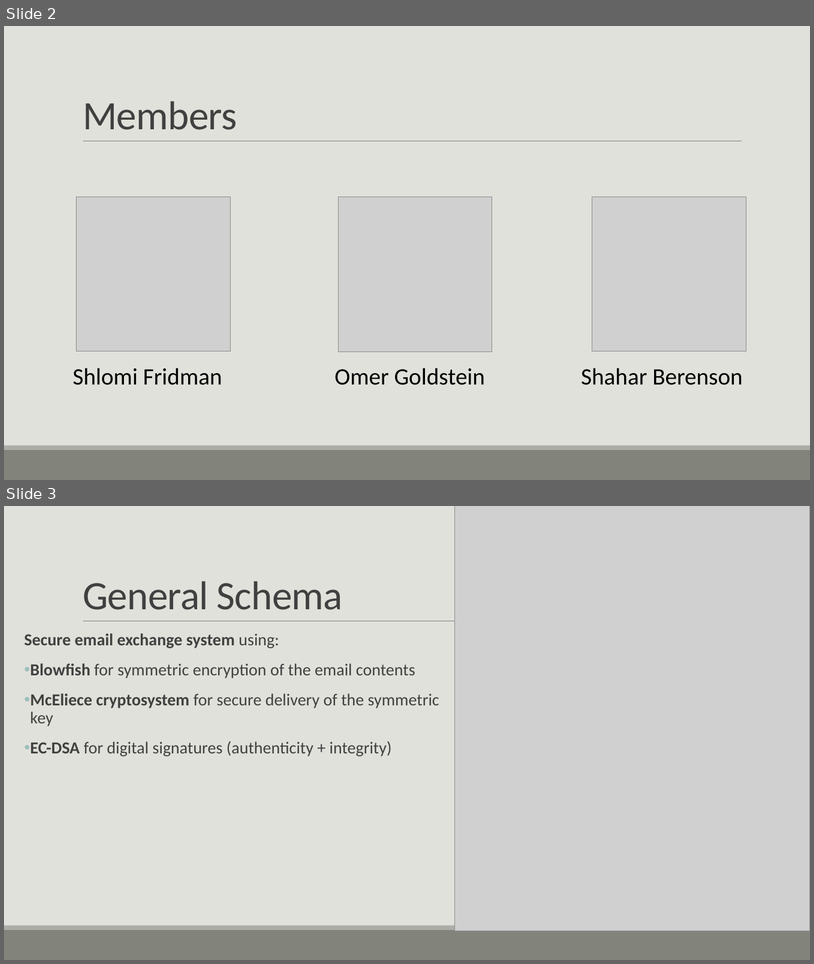
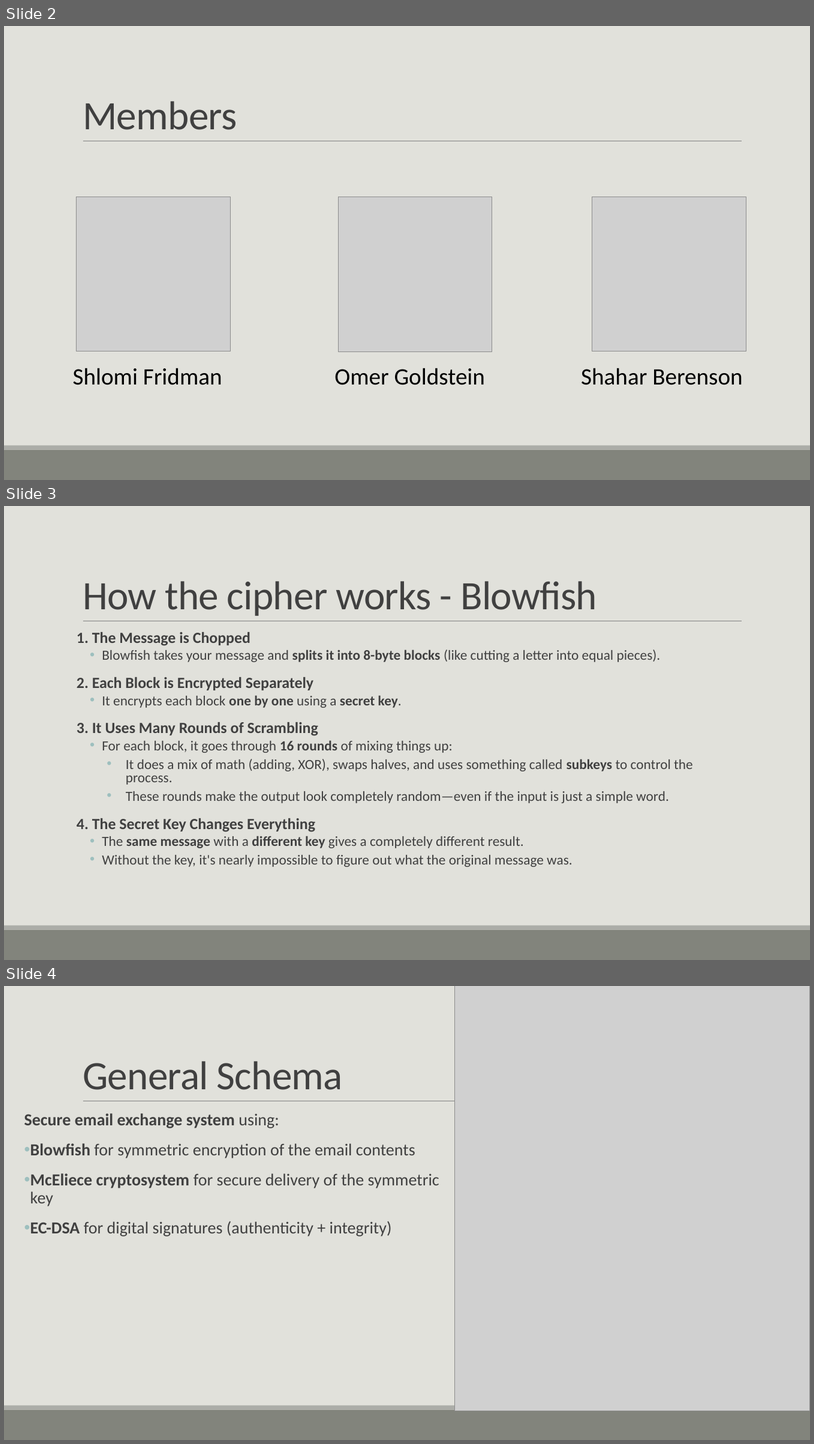
Before and after one commit to ShlomiFridman/CryptoProject2025, a slide deck: CryptoPresentation_Omer.pptx. Shown one above the other, each under a label of ours: slides 2 and 3 before the commit, slides 2, 3 and 4 after it. The pictures are 814x964 and 814x1444 pixels, drawn with LibreOffice and Linux fonts; fonts in the diff are those of the drawing; grey boxes stand for pictures. Boxes give left, top, right and bottom in pixels: in the first picture for what was removed or moved away, otherwise in the second. Text is boxed around its words. In the diff, an @@ line names an element or a change of style, - is before the commit and + after.

```diff
--- a/CryptoPresentation_Omer.pptx
+++ b/CryptoPresentation_Omer.pptx
@@ slide 3 added at (x1=4, y1=506, x2=810, y2=960), background #E1E1DB; not listed: 3 template elements that a slide beside it also shows @@
@@ title added at (x1=83, y1=581, x2=597, y2=616), 48 pt, text #404040 @@
+How the cipher works - Blowfish
@@ text added at (x1=77, y1=632, x2=693, y2=867), 16.6 pt, text #404040 @@
+1. The Message is Chopped
+  • Blowfish takes your message and splits it into 8-byte blocks (like cutting a letter into equal pieces).
+2. Each Block is Encrypted Separately
+  • It encrypts each block one by one using a secret key.
+3. It Uses Many Rounds of Scrambling
+  • For each block, it goes through 16 rounds of mixing things up:
+  • It does a mix of math (adding, XOR), swaps halves, and uses something called subkeys to control the process.
+  • These rounds make the output look completely random—even if the input is just a simple word.
+4. The Secret Key Changes Everything
+  • The same message with a different key gives a completely different result.
+  • Without the key, it's nearly impossible to figure out what the original message was.
@@ what was slide 3 is now slide 4 @@
```
